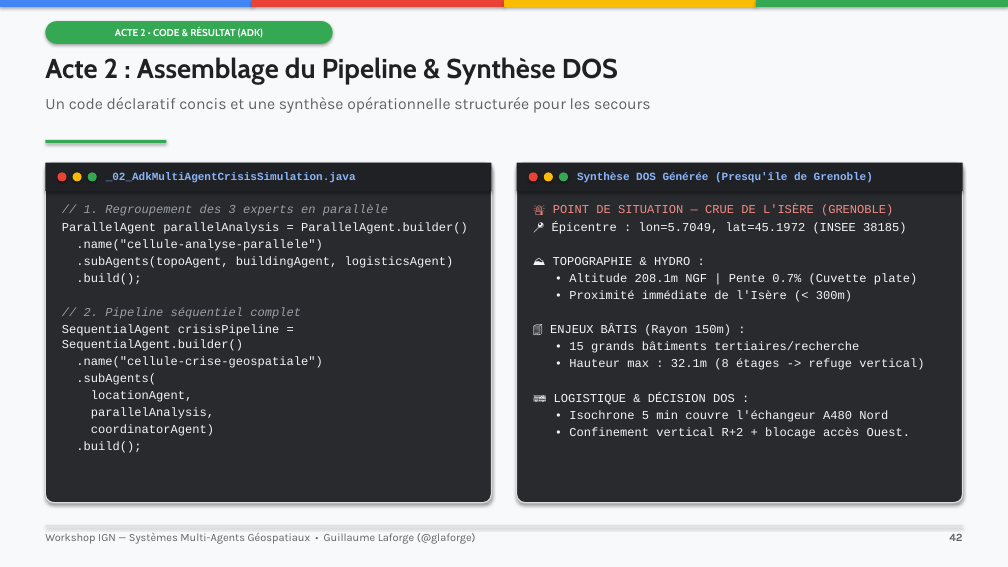
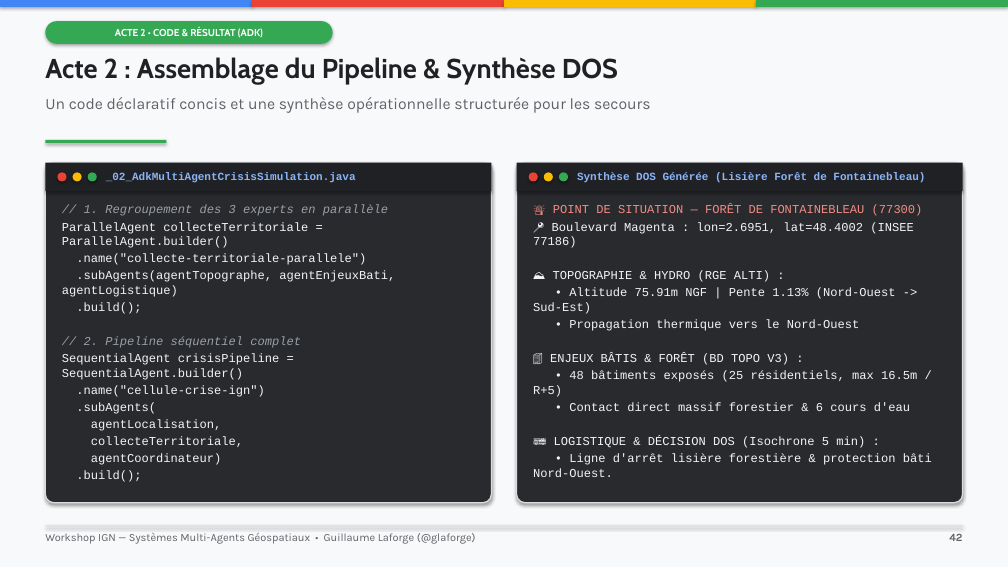
Before and after one commit to glaforge/ign-agentic, a slide deck: slide 42 of docs/presentation-workshop-ign.pptx. Drawn at 1008x567 pixels with LibreOffice and Linux fonts; fonts in the diff are those of the drawing. Boxes give left, top, right and bottom in pixels: in the first picture for what was removed or moved away, otherwise in the second. Text is boxed around its words. In the diff, an @@ line names an element or a change of style, - is before the commit and + after.

Commit message:
Update README, 3D cockpit live sync, Clermont-Ferrand & Fontainebleau scenarios, and PowerPoint decks

```diff
--- a/docs/presentation-workshop-ign.pptx
+++ b/docs/presentation-workshop-ign.pptx
@@ text at (x1=577, y1=172, x2=925, y2=183): text changed @@
-Synthèse DOS Générée (Presqu'île de Grenoble)
+Synthèse DOS Générée (Lisière Forêt de Fontainebleau)
@@ text at (x1=533, y1=205, x2=932, y2=477): text changed @@
-🚨 POINT DE SITUATION — CRUE DE L'ISÈRE (GRENOBLE)
-📍 Épicentre : lon=5.7049, lat=45.1972 (INSEE 38185)
-⛰️ TOPOGRAPHIE & HYDRO :
-• Altitude 208.1m NGF | Pente 0.7% (Cuvette plate)
-• Proximité immédiate de l'Isère (< 300m)
-🏢 ENJEUX BÂTIS (Rayon 150m) :
-• 15 grands bâtiments tertiaires/recherche
-• Hauteur max : 32.1m (8 étages -> refuge vertical)
-🚒 LOGISTIQUE & DÉCISION DOS :
-• Isochrone 5 min couvre l'échangeur A480 Nord
-• Confinement vertical R+2 + blocage accès Ouest.
+🚨 POINT DE SITUATION — FORÊT DE FONTAINEBLEAU (77300)
+📍 Boulevard Magenta : lon=2.6951, lat=48.4002 (INSEE 77186)
+⛰️ TOPOGRAPHIE & HYDRO (RGE ALTI) :
+• Altitude 75.91m NGF | Pente 1.13% (Nord-Ouest -> Sud-Est)
+• Propagation thermique vers le Nord-Ouest
+🏢 ENJEUX BÂTIS & FORÊT (BD TOPO V3) :
+• 48 bâtiments exposés (25 résidentiels, max 16.5m / R+5)
+• Contact direct massif forestier & 6 cours d'eau
+🚒 LOGISTIQUE & DÉCISION DOS (Isochrone 5 min) :
+• Ligne d'arrêt lisière forestière & protection bâti Nord-Ouest.
@@ text at (x1=62, y1=222, x2=395, y2=297): text changed @@
-ParallelAgent parallelAnalysis = ParallelAgent.builder()
-.name("cellule-analyse-parallele")
-.subAgents(topoAgent, buildingAgent, logisticsAgent)
+ParallelAgent collecteTerritoriale = ParallelAgent.builder()
+.name("collecte-territoriale-parallele")
+.subAgents(agentTopographe, agentEnjeuxBati, agentLogistique)
@@ text at (x1=76, y1=385, x2=264, y2=397): text changed @@
-.name("cellule-crise-geospatiale")
+.name("cellule-crise-ign")
@@ text at (x1=91, y1=420, x2=243, y2=465): text changed @@
-locationAgent,
-parallelAnalysis,
-coordinatorAgent)
+agentLocalisation,
+collecteTerritoriale,
+agentCoordinateur)
```
Also in this commit, not shown: 4 other slides changed, 9 other files.
